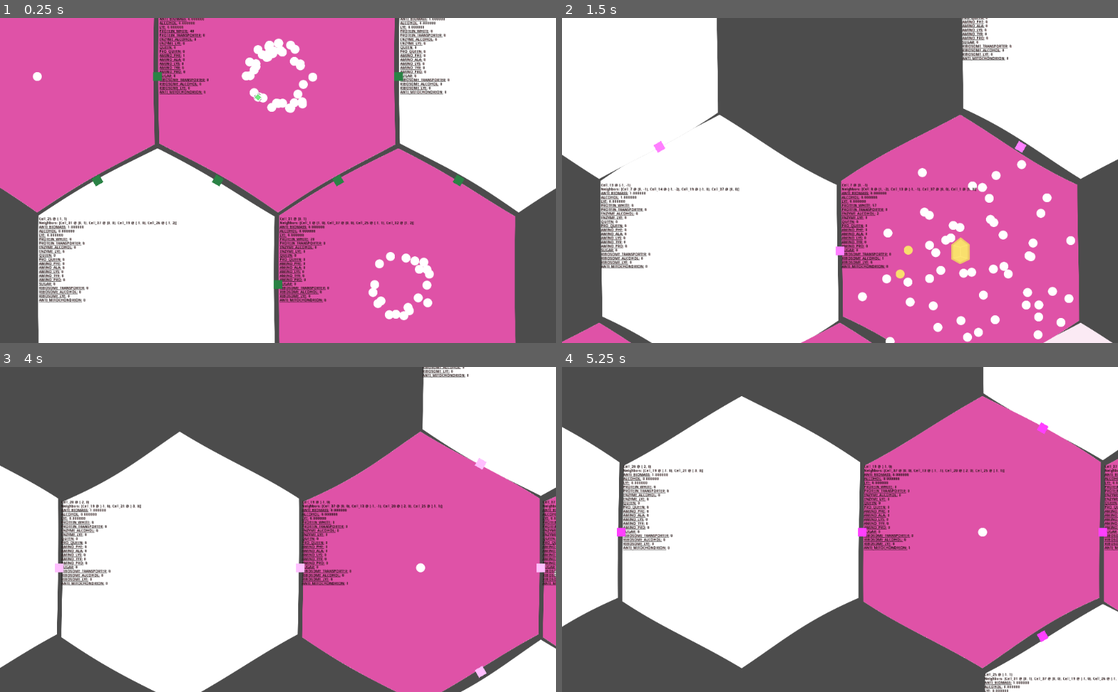
Above: before the commit, frames 1-4 (two rows, left to right).
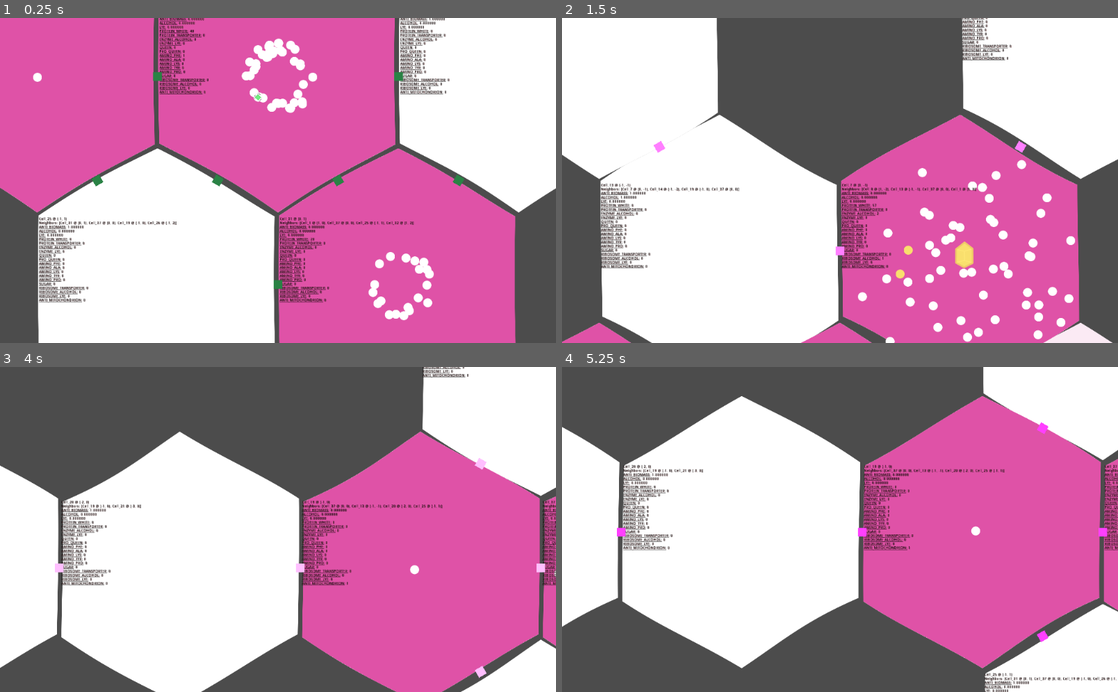
Above: after the commit, the same moments.

Repository: tobyp/hackathon2020
Game: Godot game, scene res://main.tscn
Same seed, same stepped clock (60 frames per second), same inputs: the game is played once before the commit and once after it.
Inputs (mouse positions are in pixels of both pictures, inside the frame that each line leads up to):
- Up to frame 1 (0.25 s): no input
- Up to frame 2 (1.5 s): tap Enter at 0.5 s; move the mouse to (812, 245) at 0.52 s; hold W 0.53-1.25 s; click (812, 245) at 0.67 s; drag from (1006, 229) to (812, 245) at 1.27 s
- Up to frame 3 (4 s): move the mouse to (111, 480) at 2.02 s; hold A 2.03-2.75 s; drag from (305, 529) to (111, 480) at 2.77 s; move the mouse to (194, 448) at 3.52 s; hold S from 3.53 s (still down)
- Up to frame 4 (5.25 s): release S at 4.25 s; drag from (962, 513) to (756, 448) at 4.27 s; move the mouse to (728, 545) at 5.02 s; hold W from 5.03 s (still down); click (728, 545) at 5.17 s

The runs differ from the first frame. In frame 1, less than 0.1% of the frame differs, in the area x 5-8%, y 16-20%; in frame 2, 0.2%, in the area x 70-74%, y 67-78%; in frame 3, less than 0.1%; in frame 4, less than 0.1%.

Commit message:
Slightly moving factories

Diff:
--- a/cells/cell_particle.gd
+++ b/cells/cell_particle.gd
@@ -3,18 +3,29 @@
 
 var velo_abs = 1000;
 var velocity = Vector2(-1000, 0)
+var origin = null
+var _time = 0.0
+
 export var type = Globals.ParticleType.PROTEIN_WHITE setget _set_type, _get_type
 
 onready var collision_shape = get_node("CollisionShape2D").shape as CircleShape2D
 onready var collision_radius = collision_shape.radius setget _set_collision_radius, _get_collision_radius
 
 func _physics_process(delta):
-	var motion = velocity * delta
-	var collision = move_and_collide(motion)
-	if collision != null:
-		var reflect = collision.remainder.bounce(collision.normal)
-		velocity = (velocity.bounce(collision.normal) + Vector2(Rules.rng.randf(), Rules.rng.randf()) * velocity.length() / 2).normalized() * velo_abs
-		collision = move_and_collide(reflect)
+	if velocity.x != 0 or velocity.y != 0:
+		var motion = velocity * delta
+		var collision = move_and_collide(motion)
+		if collision != null:
+			var reflect = collision.remainder.bounce(collision.normal)
+			velocity = (velocity.bounce(collision.normal) + Vector2(Rules.rng.randf(), Rules.rng.randf()) * velocity.length() / 2).normalized() * velo_abs
+			collision = move_and_collide(reflect)
+	else:
+		# Move a little random
+		if origin == null:
+			origin = position
+		_time += delta / 3
+		var offset = Vector2(sin(_time) * sin(_time * 3), cos(_time) * sin(_time * 1.2)) * 30
+		position = origin + offset
 
 func _set_collision_radius(v):
 	collision_shape.radius = v
